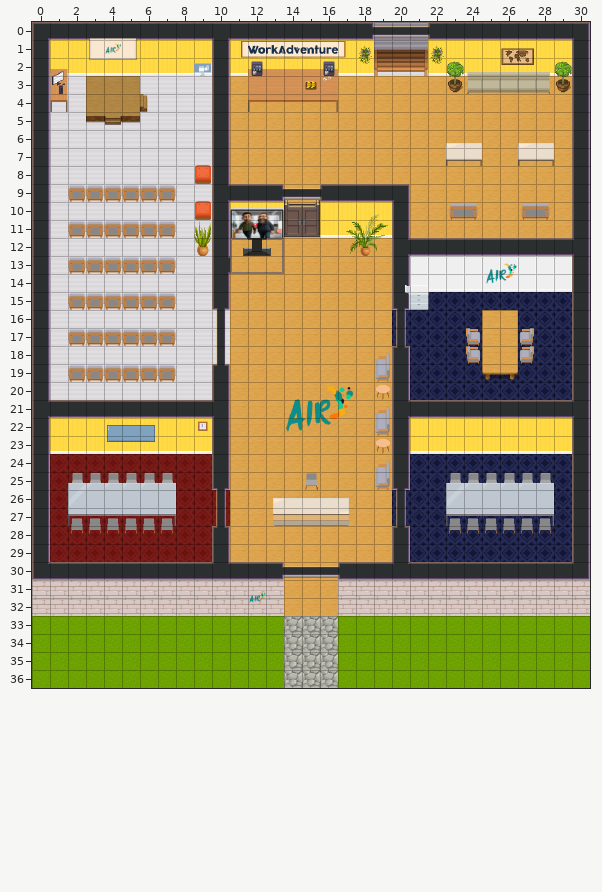
Tiled map (JSON): hall.tmj. Above: the version before the commit.
Cells are 32x32 px. Shown: x 0..30, y 0..36.
And afterwards:
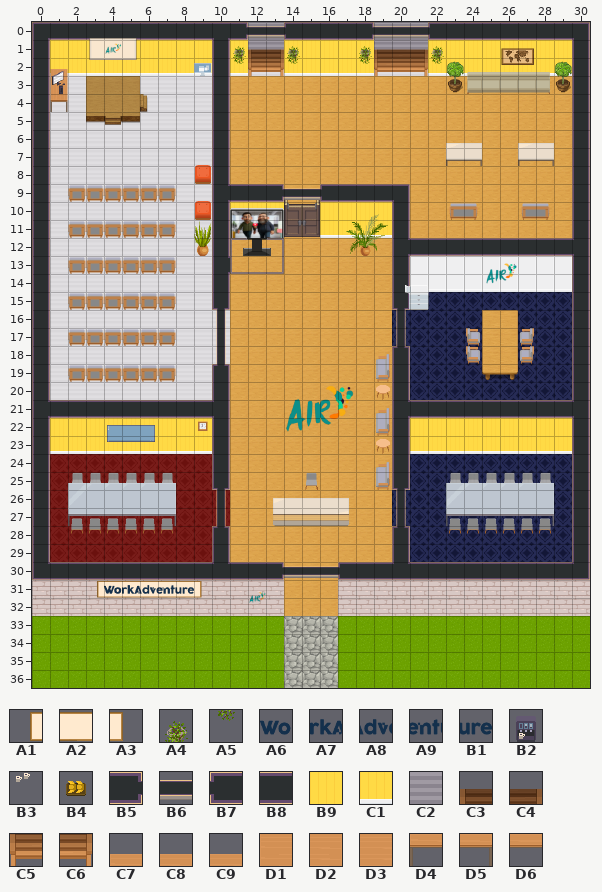
Key: from "WA_Decoration": A1 49, A2 50, A3 51, A4 77, A5 89; from "WA_Logo_Long": A6 1, A7 2, A8 3, A9 4, B1 5; from "WA_Miscellaneous": B2 57, B3 58, B4 104; from "WA_Room_Builder": B5 63, B6 64, B7 65, B8 104, B9 200, C1 225, C2 383, C3 456, C4 458, C5 481, C6 483; from "WA_Tables": C7 0, C8 1, C9 3, D1 10, D2 11, D3 13, D4 20, D5 21, D6 23.
__ is an empty cell, ## one hidden under a higher layer.
From old to new:
Layer "floor/floor1":
y 0..1: x 12..13 ## ## -> C2 C2
Layer "walls/walls1":
y 0: x 11..14 B8 B8 B8 B8 -> B5 __ __ B7
y 1: x 12..13 B9 B9 -> __ __
y 2: x 12..13 C1 C1 -> __ __
Layer "walls/walls2":
y 1: x 11..17 A1 A2 A2 A2 A2 A2 A3 -> A4 __ __ A4 __ __ __
y 2: x 11 __ -> A5; x 14 __ -> A5
y 31: x 3..9 __ __ __ __ __ __ __ -> A1 A2 A2 A2 A2 A2 A3
Layer "furniture/furniture1":
y 1: x 12..16 A6 A7 A8 A9 B1 -> C3 C4 __ __ __
y 2: x 12..13 __ __ -> C5 C6
y 31: x 4..8 __ __ __ __ __ -> A6 A7 A8 A9 B1
Layer "furniture/furniture2":
y 2: x 12..16 C7 C9 C9 C9 C8 -> __ __ __ __ __
y 3: x 12..16 D1 D3 D3 D3 D2 -> __ __ __ __ __
y 4: x 12..16 D4 D6 D6 D6 D5 -> __ __ __ __ __
Layer "furniture/furniture3":
y 2: x 12 B2 -> __; x 16 B2 -> __
y 3: x 15..16 B4 B3 -> __ __
Layer "above/above1":
y 0: x 12..13 __ __ -> B6 B6
Changed places in both pictures, as pixel boxes (x1, y1, x2, y2):
changed: (233, 22, 346, 112)
added: (97, 581, 202, 598)
